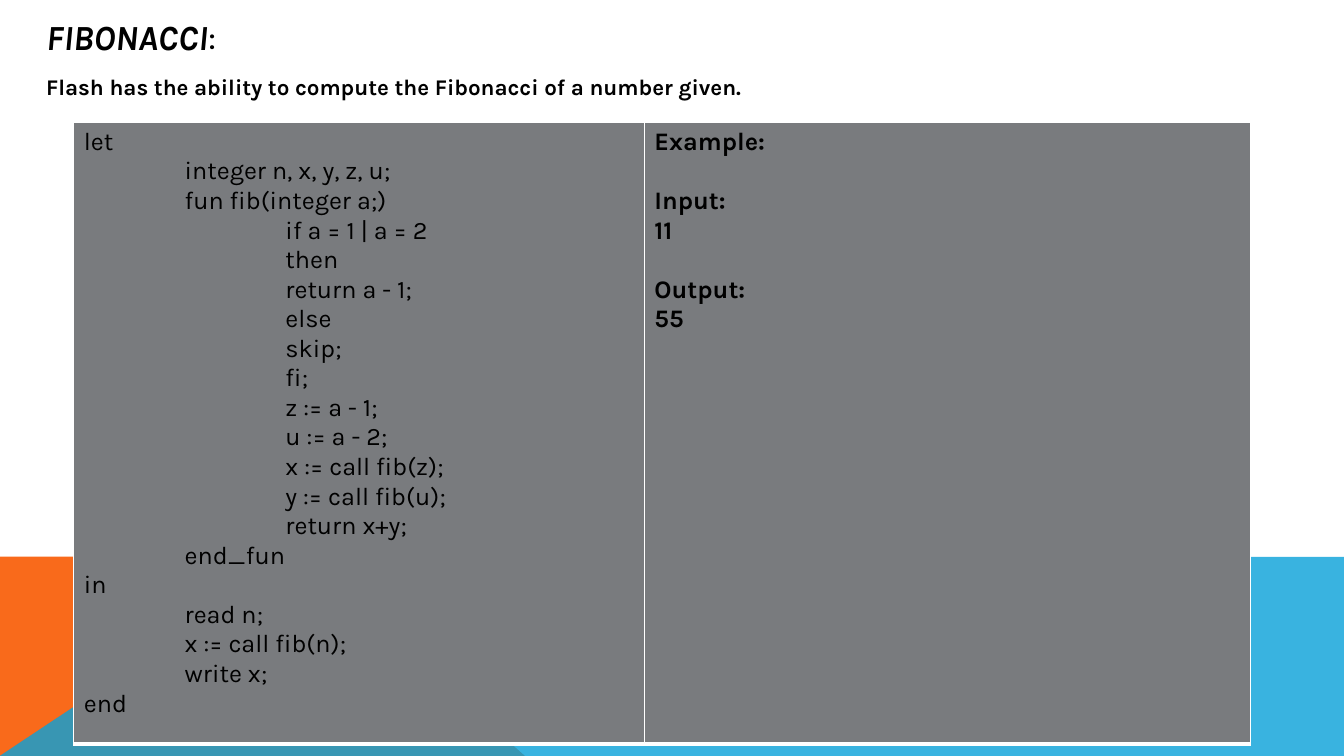
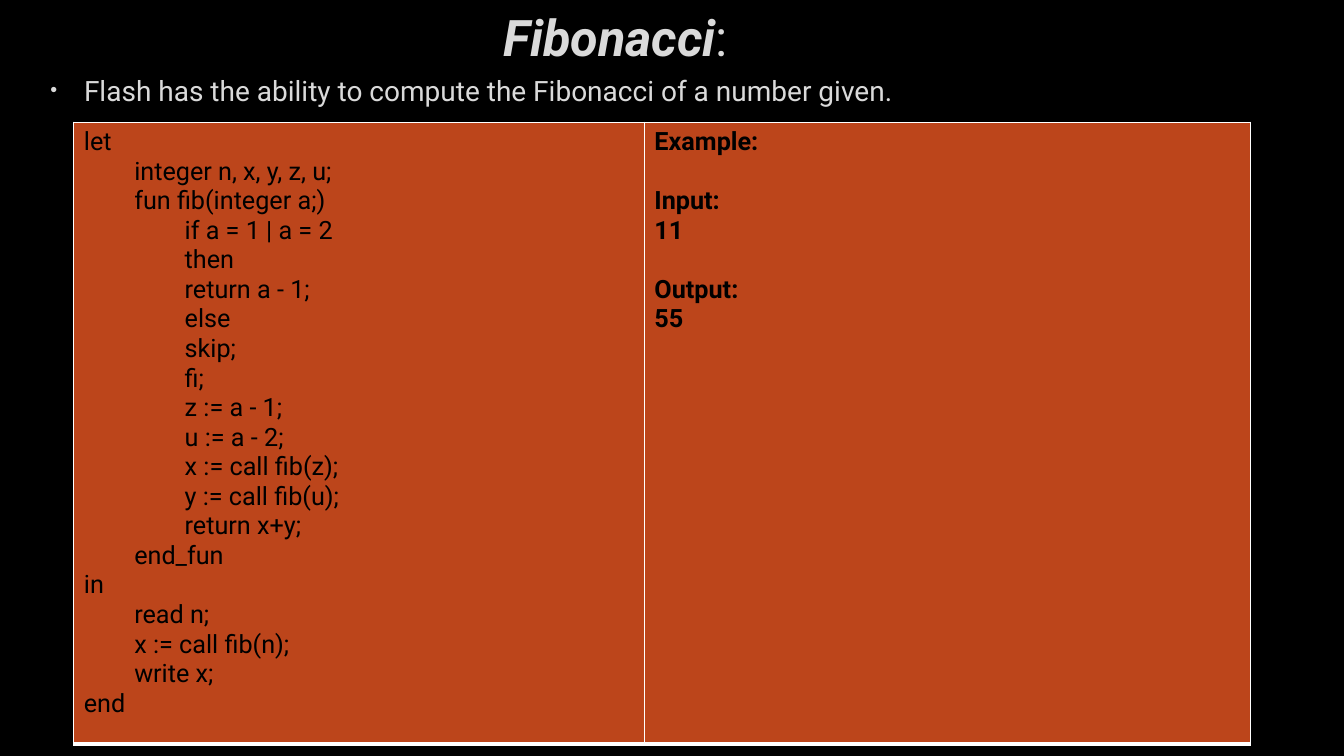
Before and after one commit to bhrlabs/CompilerRuntime, a slide deck: slide 19 of Document/Flash_ppt.pptx (slide 14 before the commit). Drawn at 1344x756 pixels with LibreOffice and Linux fonts; fonts in the diff are those of the drawing; background and template pictures are left out. Boxes give left, top, right and bottom in pixels: in the first picture for what was removed or moved away, otherwise in the second. Text is boxed around its words. In the diff, an @@ line names an element or a change of style, - is before the commit and + after.

```diff
--- a/Document/Flash_ppt.pptx
+++ b/Document/Flash_ppt.pptx
@@ background #FFFFFF to picture (left out) @@
@@ title at (x1=503, y1=18, x2=728, y2=57): text changed; size 25.2 to 36 pt; font Karla to Roboto; text colour #000000 to #DADADA @@
-FIBONACCI:
+Fibonacci:
@@ text "Flash has the ability to ..." at (x1=84, y1=79, x2=892, y2=107): size 16 to 20 pt, font Karla to Roboto, text colour #000000 to #DADADA, letter outline none to #404040 0.75 pt, bold off; bullet none to •; more space between paragraphs @@
@@ table at (x1=74, y1=122, x2=1250, y2=744) @@
@@ fill #797B7E to #BC451B in row 1 @@
@@ font Karla to Roboto @@
@@ freeform shape removed at (x1=0, y1=557, x2=525, y2=756) @@
@@ freeform shape removed at (x1=0, y1=557, x2=1344, y2=756) @@
```
Also in this commit, not shown: 12 other slides changed, 8 slides added, 4 slides removed, 21 other files.
